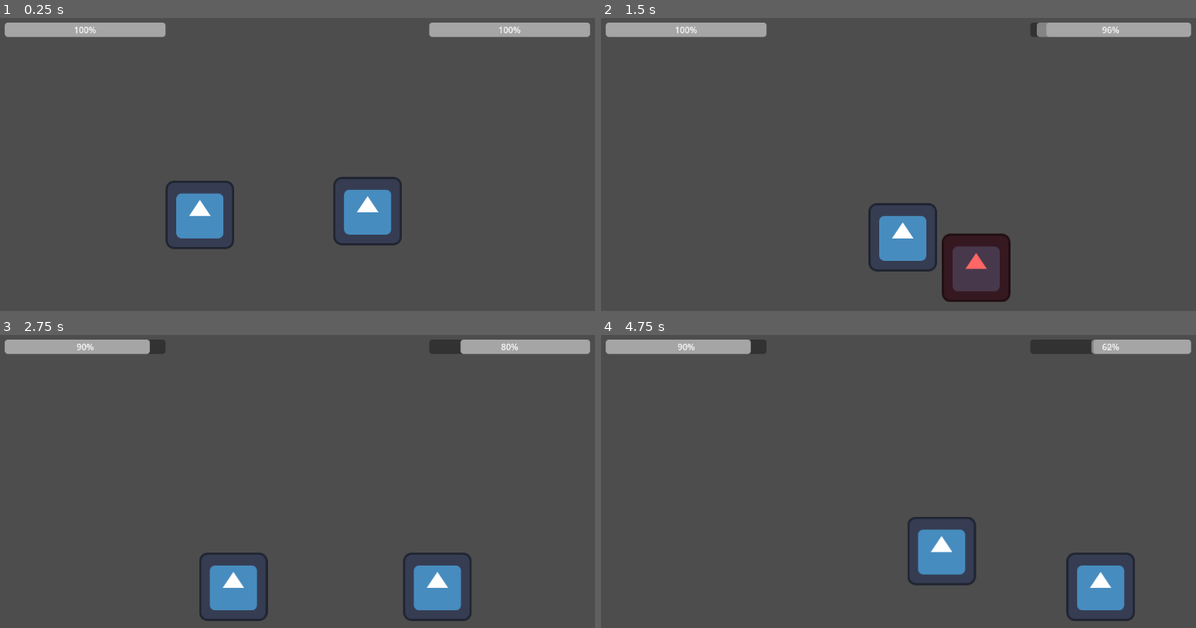
Above: before the commit, frames 1-4 (two rows, left to right).
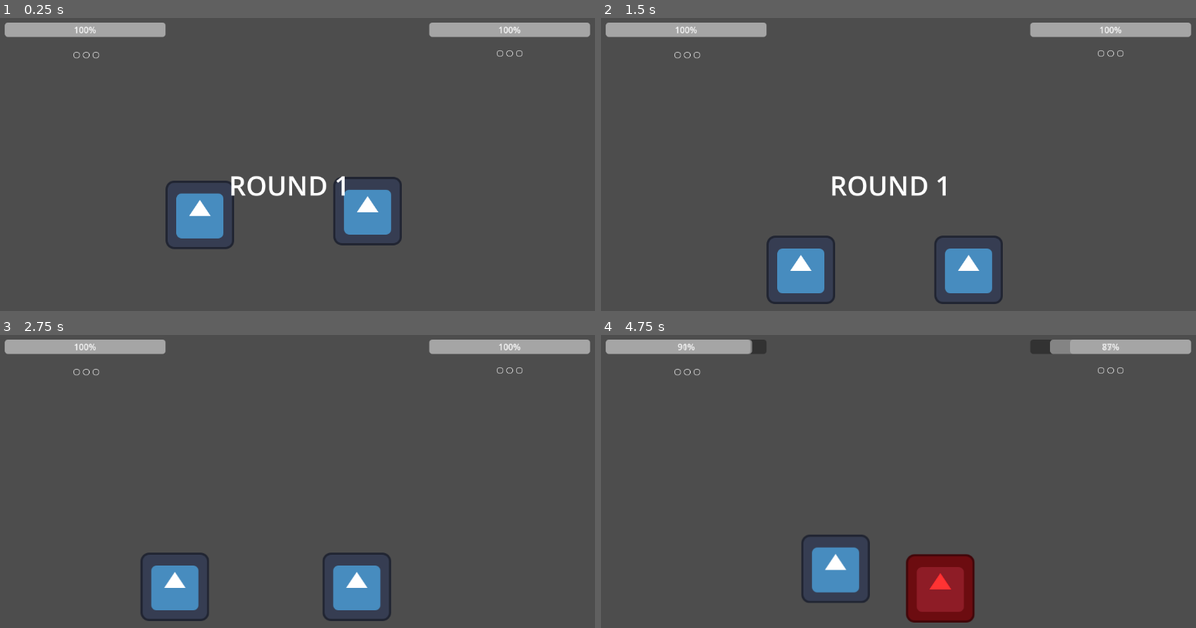
Above: after the commit, the same moments.

Repository: AndreaDF95/fighting-game
Game: Godot game, scene res://scenes/main/main.tscn
The game is run twice, just before and just after one commit, with the same random seed, the same clock (stepped at 60 frames per second) and the same inputs. The engine's default icon, where the game draws it, is replaced by a stand-in: a white triangle on a blue panel in a dark square.
Inputs:
- Up to frame 1 (0.25 s): no input
- Up to frame 2 (1.5 s): tap Enter (ui_accept) at 0.5, 0.77 s; hold Right (ui_right) from 0.53 s (still down); tap J (attack) at 0.6, 1.35 s
- Up to frame 3 (2.75 s): tap Enter (ui_accept) at 1.52 s; release Right (ui_right) at 2.03 s; hold Left (ui_left) from 2.03 s (still down); tap J (attack) at 2.1 s
- Up to frame 4 (4.75 s): release Left (ui_left) at 2.78 s; hold Right (ui_right) 2.78-4.28 s; tap J (attack) at 2.85, 3.6, 4.35 s; tap Enter (ui_accept) at 3.02, 3.77, 4.52 s; hold Left (ui_left) from 4.28 s (still down)

The runs differ from the first frame. In frame 1, 0.6% of the frame differs, in the area x 12-88%, y 11-61%; in frame 2, 6.4%; in frame 3, 6.7%; in frame 4, 7.1%, in the area x 12-90%, y 1-99%.

Commit message:
Refactor combat system: unified hitbox-based attacks for player and enemy, fixed collision layers, improved knockback and attack timing

Diff:
--- /dev/null
+++ b/scenes/HitSpark.tscn
@@ -0,0 +1,8 @@
+[gd_scene format=3 uid="uid://bihp56nr126x2"]
+
+[node name="HitSpark" type="Node2D" unique_id=1114083931]
+position = Vector2(147, 90)
+
+[node name="Node2D" type="Node2D" parent="." unique_id=1522545769]
+position = Vector2(50, 50)
+scale = Vector2(2, 2)
--- /dev/null
+++ b/scenes/hit_spark.gd
@@ -0,0 +1,8 @@
+extends Node2D
+
+func _ready():
+	print("SPARK SPAWNED")
+	queue_redraw()
+
+func _draw():
+	draw_rect(Rect2(-20, -20, 40, 40), Color.RED)
--- a/scenes/main/main.gd
+++ b/scenes/main/main.gd
@@ -1,9 +1,13 @@
 extends Node2D
 
+
+@onready var player_rounds = $UI/HUD/PlayerRounds
+@onready var enemy_rounds = $UI/HUD/EnemyRounds
 @onready var player = $Player
 @onready var enemy = $Enemy
 
 @onready var ko_label = $UI/HUD/KOLabel
+@onready var round_label = $UI/HUD/RoundLabel
 
 # PLAYER UI
 @onready var player_bar = $UI/HUD/PlayerHealth
@@ -13,9 +17,47 @@
 @onready var enemy_bar = $UI/HUD/EnemyHealth
 @onready var enemy_damage_bar = $UI/HUD/EnemyHealthDamage
 
+var player_score = 0
+var enemy_score = 0
+
+var max_rounds = 2  # best of 3 → chi arriva a 2 vince
+
+func screen_shake():
+	var original_pos = position
+
+	for i in range(5):
+		position = original_pos + Vector2(
+			randf_range(-5, 5),
+			randf_range(-5, 5)
+		)
+		await get_tree().create_timer(0.02).timeout
+
+	position = original_pos
 
 func _ready():
 	ko_label.visible = false
+	update_round_ui()
+	start_round()
+
+func update_round_ui():
+
+	# PLAYER
+	for i in range(player_rounds.get_child_count()):
+		var label = player_rounds.get_child(i)
+
+		if i < player_score:
+			label.text = "●"
+		else:
+			label.text = "○"
+
+	# ENEMY
+	for i in range(enemy_rounds.get_child_count()):
+		var label = enemy_rounds.get_child(i)
+
+		if i < enemy_score:
+			label.text = "●"
+		else:
+			label.text = "○"
 
 
 func _process(delta):
@@ -31,15 +73,61 @@
 
 # 🔥 CHIAMATA QUANDO MUORE L'ENEMY
 func on_enemy_dead():
+	print("ROUND WIN: PLAYER")
+
+
+	player_score += 1
+	update_round_ui()
+
+	check_end_match()
 	ko_label.visible = true
 	print("ROUND OVER")
 
 	await get_tree().create_timer(2).timeout
 
-	reset_round()
+func on_player_dead():
+	print("ROUND WIN: ENEMY")
 
 
-# 🔁 RESET ROUND
+	enemy_score += 1
+	update_round_ui()
+
+	check_end_match()
+	ko_label.visible = true
+	print("GAME OVER")
+
+	# piccolo delay per vedere KO
+	await get_tree().create_timer(1.0).timeout
+
+
+
+func start_round():
+
+	player.velocity.x = 0
+	enemy.velocity.x = 0
+	# blocca movimento
+	player.can_move = false
+	enemy.can_move = false
+
+	# ROUND TEXT
+	round_label.text = "ROUND " + str(player_score + enemy_score + 1)
+	round_label.visible = true
+
+	await get_tree().create_timer(1.5).timeout
+
+	# FIGHT TEXT
+	round_label.text = "FIGHT!"
+
+	await get_tree().create_timer(1.0).timeout
+
+	round_label.visible = false
+
+	# sblocca movimento
+	player.can_move = true
+	enemy.can_move = true
+
+
+#  RESET ROUND
 func reset_round():
 	print("RESET ROUND")
 
@@ -54,3 +142,44 @@
 
 	# reset UI
 	ko_label.visible = false
+
+	player.is_hit = false
+	enemy.is_hit = false
+	start_round()
+
+func check_end_match():
+
+	print("SCORE → Player:", player_score, "Enemy:", enemy_score)
+
+	# qualcuno ha vinto il match?
+	if player_score >= max_rounds:
+		print("PLAYER WINS THE MATCH")
+
+		await get_tree().create_timer(2.0).timeout
+
+		reset_match()
+
+	elif enemy_score >= max_rounds:
+		print("ENEMY WINS THE MATCH")
+
+		await get_tree().create_timer(2.0).timeout
+
+		reset_match()
+
+	else:
+		print("NEW ROUND")
+
+		await get_tree().create_timer(1.0).timeout
+
+		reset_round()
+
+func reset_match():
+
+	print("RESET MATCH")
+
+
+	player_score = 0
+	enemy_score = 0
+	update_round_ui()
+
+	reset_round()
--- a/scenes/main/main.tscn
+++ b/scenes/main/main.tscn
@@ -104,3 +104,57 @@
 scale = Vector2(2, 2)
 theme_override_font_sizes/font_size = 50
 text = "KO"
+
+[node name="EnemyRounds" type="HBoxContainer" parent="UI/HUD" unique_id=385366032]
+layout_mode = 0
+offset_left = 962.0
+offset_top = 56.0
+offset_right = 1006.0
+offset_bottom = 95.0
+
+[node name="Label4" type="Label" parent="UI/HUD/EnemyRounds" unique_id=564803290]
+layout_mode = 2
+text = "●"
+
+[node name="Label3" type="Label" parent="UI/HUD/EnemyRounds" unique_id=1368460898]
+layout_mode = 2
+text = "●"
+
+[node name="Label5" type="Label" parent="UI/HUD/EnemyRounds" unique_id=883569294]
+layout_mode = 2
+text = "●"
+
+[node name="PlayerRounds" type="HBoxContainer" parent="UI/HUD" unique_id=1609553158]
+layout_mode = 0
+offset_left = 172.0
+offset_top = 54.0
+offset_right = 231.0
+offset_bottom = 103.0
+
+[node name="Label3" type="Label" parent="UI/HUD/PlayerRounds" unique_id=893423164]
+layout_mode = 2
+text = "●"
+
+[node name="Label4" type="Label" parent="UI/HUD/PlayerRounds" unique_id=764889662]
+layout_mode = 2
+text = "●"
+
+[node name="Label5" type="Label" parent="UI/HUD/PlayerRounds" unique_id=485234299]
+layout_mode = 2
+text = "●"
+
+[node name="RoundLabel" type="Label" parent="UI/HUD" unique_id=672109476]
+layout_mode = 1
+anchors_preset = 8
+anchor_left = 0.5
+anchor_top = 0.5
+anchor_right = 0.5
+anchor_bottom = 0.5
+offset_left = -113.0
+offset_top = -34.5
+offset_right = 113.0
+offset_bottom = 34.5
+grow_horizontal = 2
+grow_vertical = 2
+theme_override_font_sizes/font_size = 50
+text = "ROUND 1"
--- a/scenes/player/Enemy.tscn
+++ b/scenes/player/Enemy.tscn
@@ -22,9 +22,11 @@
 
 [node name="AttackArea" type="Area2D" parent="." unique_id=339035754]
 collision_layer = 2
-collision_mask = 4
+collision_mask = 6
 
 [node name="CollisionShape2D" type="CollisionShape2D" parent="AttackArea" unique_id=1425987306]
 position = Vector2(-106, 0)
 shape = SubResource("RectangleShape2D_ujo5d")
 disabled = true
+
+[connection signal="body_entered" from="AttackArea" to="." method="_on_attack_area_body_entered"]
--- a/scenes/player/enemy.gd
+++ b/scenes/player/enemy.gd
@@ -1,8 +1,11 @@
 extends CharacterBody2D
+
 
 @export var gravity := 900.0
 @export var knockback_force := 120.0
 @onready var player = get_parent().get_node("Player")
+
+
 
 var health: int = 100
 var is_dead := false
@@ -11,42 +14,80 @@
 var can_attack = true
 var is_hit = false
 var hit_duration = 0.2
+var is_attacking = false
+var attack_duration = 0.2
+
+var can_move = true
+
+var follow_speed = 100
 
 func attack():
+	if not can_attack or is_attacking:
+		return
+
+	is_attacking = true
 	can_attack = false
-	print("ENEMY ATTACK")
 
-	if player.has_method("take_damage"):
-		player.take_damage(10, global_position)
+	print("OVERLAP COUNT:", $AttackArea.get_overlapping_bodies().size())
+
+	# attiva hitbox
+	$AttackArea/CollisionShape2D.disabled = false
+	#  FIX: colpisce anche chi è già dentro
+	for body in $AttackArea.get_overlapping_bodies():
+		if body.has_method("take_damage"):
+			body.take_damage(10, global_position)
+
+
+	await get_tree().create_timer(attack_duration).timeout
+
+	# disattiva hitbox
+	$AttackArea/CollisionShape2D.disabled = true
+
+	is_attacking = false
 
 	await get_tree().create_timer(attack_cooldown).timeout
 	can_attack = true
 
 func _physics_process(delta):
-	#if not is_on_floor():
-	#	velocity.y += gravity * delta
-	#	velocity.x = lerp(velocity.x, 0.0, 5 * delta)
-	var distance = abs(player.global_position.x - global_position.x)
+
+	if not can_move:
+		velocity.y += gravity * delta
+		move_and_slide()
+		return
+
+	if is_dead:
+		return
 
 	if is_hit:
 		velocity.y += gravity * delta
 		move_and_slide()
 		return
 
-# ATTACCO
-	if distance < attack_range and can_attack:
+	# gravità
+	if not is_on_floor():
+		velocity.y += gravity * delta
+
+	# distanza dal player
+	var distance = player.global_position.x - global_position.x
+
+	if not is_hit:
+		if abs(distance) > attack_range:
+			var dir = sign(distance)
+			velocity.x = dir * follow_speed
+		else:
+			velocity.x = 0
+	# 👉 NON toccare velocity.x quando is_hit = true
+
+	# attrito
+	if is_on_floor():
+		velocity.x = move_toward(velocity.x, 0, 800 * delta)
+
+	# ATTACCO
+	if abs(distance) <= attack_range and can_attack:
 		attack()
 
-	velocity.y += gravity * delta
-#  ATTRITO ORIZZONTALE
-	if is_on_floor():
-		velocity.x = move_toward(velocity.x, 0, 500 * delta)
+	move_and_slide()
 
-	if is_dead:
-		# rallenta piano piano lo scivolamento
-		velocity.x = move_toward(velocity.x, 0, 500 * delta)
-
-	move_and_slide()
 
 func take_damage(damage: int, from_position: Vector2):
 	if is_dead:
@@ -55,6 +96,12 @@
 		return
 
 	health -= damage
+
+	get_parent().screen_shake()
+	# 💥 HIT STOP
+	Engine.time_scale = 0.1
+	await get_tree().create_timer(0.05).timeout
+	Engine.time_scale = 1
 	is_hit = true
 	print("ENEMY HEALTH:", health)
 
@@ -67,7 +114,8 @@
 	velocity.y = -80 - damage
 
 	# feedback visivo
-	modulate = Color(1, 0.4, 0.4)
+	#modulate = Color(1, 0.4, 0.4)
+	modulate = Color(2, 0.2, 0.2)
 	await get_tree().create_timer(0.1).timeout
 	modulate = Color(1,1,1)
 
@@ -84,4 +132,18 @@
 	is_dead = true
 	print("EnemyKO")
 
+	Engine.time_scale = 0.2
+	await get_tree().create_timer(0.2).timeout
+
+	Engine.time_scale = 1
+
 	get_parent().on_enemy_dead()
+
+
+func _on_attack_area_body_entered(body):
+	print("ENEMY SIGNAL:", body.name)
+	if body.has_method("take_damage"):
+		body.take_damage(10, global_position)
+		var spark = preload("res://scenes/HitSpark.tscn").instantiate()
+		spark.global_position = body.global_position
+		get_tree().current_scene.add_child(spark)
--- a/scenes/player/player.gd
+++ b/scenes/player/player.gd
@@ -19,8 +19,16 @@
 var is_hit = false
 var hit_duration = 0.2
 var knockback_force = 250
+var can_move = true
 
 func _physics_process(delta):
+
+	if not can_move:
+		if not is_on_floor():
+			velocity.y += gravity * delta
+
+		move_and_slide()
+		return
 
 	if is_hit:
 		velocity.y += gravity * delta
@@ -110,6 +118,22 @@
 	modulate = Color(1,1,1)
 	is_hit = false
 
+	if health <= 0:
+		die()
+
+func die():
+	print("PLAYER KO")
+
+	is_hit = true
+	velocity = Vector2.ZERO
+
+	# chiama il main per reset
+	get_parent().on_player_dead()
+
+	Engine.time_scale = 0.2
+	await get_tree().create_timer(0.2).timeout
+	Engine.time_scale = 1
+
 func _on_attack_area_body_entered(body):
 
 	var id = body.get_instance_id()
@@ -122,5 +146,8 @@
 	if body.has_method("take_damage"):
 		var damage = 10 + (combo_step - 1) * 5
 		body.take_damage(damage, global_position)
+		var spark = preload("res://scenes/HitSpark.tscn").instantiate()
+		spark.global_position = body.global_position
+		get_tree().current_scene.add_child(spark)
 
 		print("COLPITO QUALCOSA")
Not shown, added: scenes/hit_spark.gd.uid
